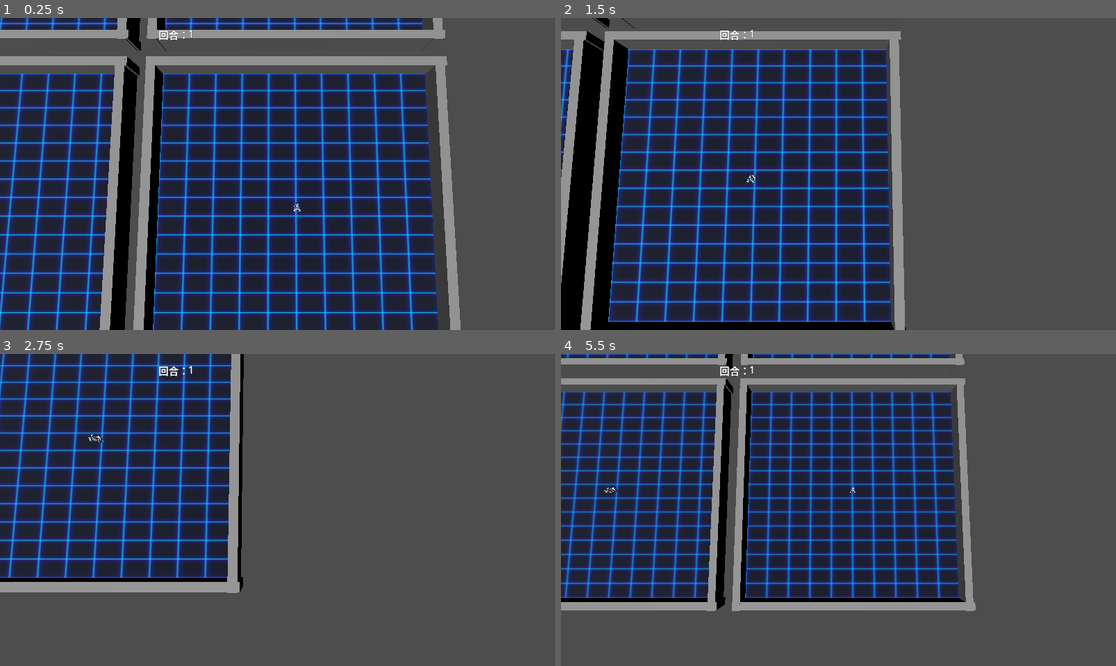
Above: before the commit, frames 1-4 (two rows, left to right).
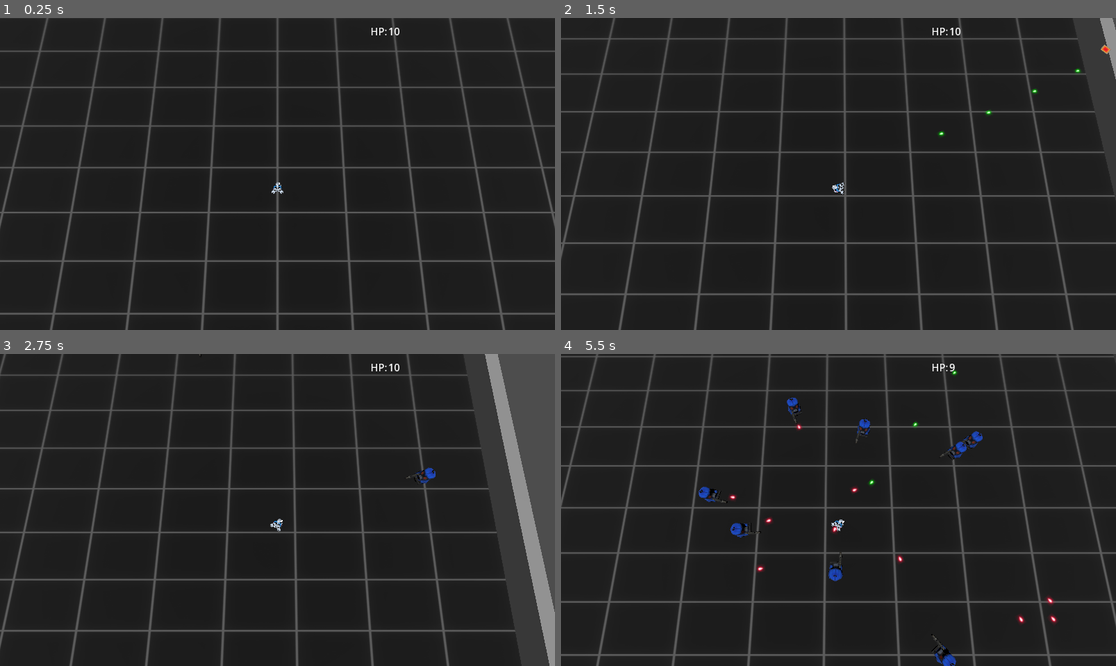
Above: after the commit, the same moments.

Repository: DarkAngelZT/Shooter-DPPO
Game: Godot game, scene res://scene/main_scene.tscn
Same seed, same stepped clock (60 frames per second), same inputs: the game is played once before the commit and once after it.
Inputs (mouse positions are in pixels of both pictures, inside the frame that each line leads up to):
- Up to frame 1 (0.25 s): no input
- Up to frame 2 (1.5 s): tap Enter at 0.5 s; move the mouse to (960, 158) at 0.52 s; press the mouse at (960, 158) at 0.53 s; hold D (move_right) 0.53-1.28 s; move the mouse to (727, 189) at 1.27 s; release the mouse at (727, 189) at 1.28 s; hold S (move_back) from 1.28 s (still down); tap Mouse wheel down (zoom_in) at 1.35 s
- Up to frame 3 (2.75 s): move the mouse to (333, 441) at 2.02 s; release S (move_back) at 2.03 s; hold D (move_right) from 2.03 s (still down); tap Mouse wheel up (zoom_out) at 2.1 s
- Up to frame 4 (5.5 s): move the mouse to (810, 572) at 2.77 s; release D (move_right) at 2.78 s; hold W (move_forward) 2.78-3.53 s; tap P at 2.85 s; move the mouse to (1005, 556) at 3.52 s; hold Z 3.53-4.28 s; hold A (move_left) 3.53-5.03 s; move the mouse to (672, 463) at 4.27 s; tap X at 4.35 s; move the mouse to (866, 510) at 5.02 s; press the mouse at (866, 510) at 5.03 s; hold S (move_back) from 5.03 s (still down)

The runs differ from the first frame. In frame 1, 77% of the frame differs, in the area x 0-100%, y 0-100%; in frame 2, 81%; in frame 3, 77%; in frame 4, 82%.
Error before the commit: Cannot call method 'get_status' on a null value. (res://scripts/NetworkManager.gd:185)

Commit message:
场地纹理替换，游玩模式下报错修复

Diff:
--- a/assets/nodes/minion_01.tscn
+++ b/assets/nodes/minion_01.tscn
@@ -33,7 +33,7 @@
 shape = SubResource("CapsuleShape3D_xr2fo")
 
 [node name="ShootPos" type="Marker3D" parent="."]
-transform = Transform3D(1, 0, 0, 0, 1, 0, 0, 0, 1, 0.208008, 0.763776, -1.63695)
+transform = Transform3D(1, 0, 0, 0, 1, 0, 0, 0, 1, 0.208008, 0.763776, -1.41947)
 
 [node name="NavigationAgent3D" type="NavigationAgent3D" parent="."]
 path_desired_distance = 0.5
--- a/assets/nodes/player.tscn
+++ b/assets/nodes/player.tscn
@@ -25,6 +25,40 @@
 [node name="GDbotSkin" parent="." instance=ExtResource("1_8x5t2")]
 transform = Transform3D(-1, 0, -8.74228e-08, 0, 1, 0, 8.74228e-08, 0, -1, 0, 0, 0)
 
+[node name="Skeleton3D" parent="GDbotSkin/gdbot/Armature" index="0"]
+bones/2/rotation = Quaternion(3.09086e-08, 0.707107, 0.707107, 3.09086e-08)
+bones/4/rotation = Quaternion(-0.115911, -2.57656e-08, 5.29041e-08, 0.99326)
+bones/5/rotation = Quaternion(0.198843, 5.30058e-08, -5.38571e-08, 0.980031)
+bones/7/rotation = Quaternion(-0.115911, 8.72134e-08, -6.00749e-08, 0.99326)
+bones/8/rotation = Quaternion(0.198843, -5.00951e-08, 6.82031e-08, 0.980031)
+bones/10/rotation = Quaternion(-0.505414, -0.494527, -0.494527, 0.505414)
+bones/11/rotation = Quaternion(-5.46012e-10, 2.14316e-08, -0.0279458, 0.999609)
+bones/13/rotation = Quaternion(0.0819346, 1.62373e-07, 6.18589e-09, 0.996638)
+bones/14/rotation = Quaternion(-0.0819346, 0, -1.95347e-08, 0.996638)
+bones/16/rotation = Quaternion(-0.362118, -0.311101, -0.735239, -0.481156)
+bones/17/rotation = Quaternion(-0.0469922, -0.00499917, -0.077987, 0.995834)
+bones/19/rotation = Quaternion(-0.120361, -0.00802529, 0.000973064, 0.992697)
+bones/21/rotation = Quaternion(-0.116368, -0.124403, 0.0384288, 0.984635)
+bones/22/rotation = Quaternion(6.38189e-07, 6.45407e-07, -2.47732e-07, 1)
+bones/25/rotation = Quaternion(-0.116986, 0.0758535, -0.0455612, 0.989184)
+bones/26/rotation = Quaternion(8.61473e-09, -1.58325e-08, -7.35745e-08, 1)
+bones/29/rotation = Quaternion(-0.505414, -0.494527, -0.494527, 0.505414)
+bones/30/rotation = Quaternion(-5.46012e-10, 2.14316e-08, -0.0279458, 0.999609)
+bones/33/rotation = Quaternion(-0.505414, 0.494527, 0.494527, 0.505414)
+bones/34/rotation = Quaternion(2.08907e-10, 5.56092e-09, 0.0279458, 0.999609)
+bones/37/rotation = Quaternion(-0.646856, -0.0339925, 0.761831, 0.00599861)
+bones/38/rotation = Quaternion(0.126977, -0.010998, 0.77186, 0.622887)
+bones/40/rotation = Quaternion(-0.120361, 0.00802529, -0.000973064, 0.992697)
+bones/42/rotation = Quaternion(-0.116368, 0.124403, -0.0384288, 0.984635)
+bones/43/rotation = Quaternion(6.37723e-07, -6.44941e-07, 2.47732e-07, 1)
+bones/46/rotation = Quaternion(-0.116986, -0.0758535, 0.0455612, 0.989184)
+bones/47/rotation = Quaternion(9.31322e-09, 1.67638e-08, 7.54371e-08, 1)
+bones/50/rotation = Quaternion(-0.505414, 0.494527, 0.494527, 0.505414)
+bones/51/rotation = Quaternion(2.08907e-10, 5.56092e-09, 0.0279458, 0.999609)
+
+[node name="BoneAttachment3D" parent="GDbotSkin/gdbot/Armature/Skeleton3D" index="1"]
+transform = Transform3D(-0.142105, 0.0102442, -0.989798, -0.975906, 0.165808, 0.141827, 0.165569, 0.986105, -0.0135649, -0.18137, 0.614442, -0.00891813)
+
 [node name="gun2" parent="GDbotSkin/gdbot/Armature/Skeleton3D/BoneAttachment3D" index="0"]
 transform = Transform3D(1.06171e-07, -1, -1.49012e-08, -2.79397e-09, -1.49012e-08, 0.27, -1, -5.79748e-08, 6.98492e-10, -0.0643446, 0.27016, -0.0339181)
 
--- a/scene/battle_field.tscn
+++ b/scene/battle_field.tscn
@@ -1,7 +1,7 @@
 [gd_scene load_steps=13 format=3 uid="uid://ffo7w3oxk7p1"]
 
 [ext_resource type="Script" path="res://scripts/TrainingField.gd" id="1_j83sw"]
-[ext_resource type="Texture2D" uid="uid://chw5jrxrjb5go" path="res://assets/textures/glowblock.png" id="2_ovxd5"]
+[ext_resource type="Texture2D" uid="uid://c6y53noilbya3" path="res://assets/textures/lab_floor.png" id="3_51kn3"]
 [ext_resource type="PackedScene" uid="uid://xwlx0mo2yvbp" path="res://assets/nodes/Spawner.tscn" id="3_dkxkb"]
 
 [sub_resource type="NavigationMesh" id="NavigationMesh_jp0xg"]
@@ -17,7 +17,8 @@
 size = Vector3(50, 0.5, 50)
 
 [sub_resource type="StandardMaterial3D" id="StandardMaterial3D_ux68f"]
-albedo_texture = ExtResource("2_ovxd5")
+albedo_color = Color(0.407843, 0.407843, 0.407843, 1)
+albedo_texture = ExtResource("3_51kn3")
 uv1_scale = Vector3(30, 30, 1)
 
 [sub_resource type="BoxMesh" id="BoxMesh_ad0uq"]
--- a/scene/main_scene.tscn
+++ b/scene/main_scene.tscn
@@ -58,7 +58,7 @@
 game_settings = ExtResource("6_og74n")
 train_camera = NodePath("../TrainingCamera")
 game_camera = NodePath("../FollowCamera")
-control_mode = 2
+game_mode = 2
 
 [node name="DirectionalLight3D" type="DirectionalLight3D" parent="."]
 transform = Transform3D(0.875118, 0.465046, -0.133789, 0, 0.276476, 0.961021, 0.483909, -0.841007, 0.241949, 0, 4.66107, 0)
--- a/scene/training_field.tscn
+++ b/scene/training_field.tscn
@@ -1,8 +1,8 @@
 [gd_scene load_steps=10 format=3 uid="uid://b57j43s2lo4ei"]
 
 [ext_resource type="Script" path="res://scripts/TrainingField.gd" id="1_btx8r"]
-[ext_resource type="Texture2D" uid="uid://chw5jrxrjb5go" path="res://assets/textures/glowblock.png" id="1_lhxma"]
 [ext_resource type="PackedScene" uid="uid://xwlx0mo2yvbp" path="res://assets/nodes/Spawner.tscn" id="3_2l37y"]
+[ext_resource type="Texture2D" uid="uid://c6y53noilbya3" path="res://assets/textures/lab_floor.png" id="3_llgvb"]
 
 [sub_resource type="NavigationMesh" id="NavigationMesh_yvbjh"]
 vertices = PackedVector3Array(15.5, 2.25, -15.4783, 15, 2.25, -15.4783, 15.25, 2.25, 15.0217, 15.5, 2.25, 15.5217, -15. …(258 unchanged characters)…
@@ -16,7 +16,8 @@
 size = Vector3(30, 0.5, 30)
 
 [sub_resource type="StandardMaterial3D" id="StandardMaterial3D_ux68f"]
-albedo_texture = ExtResource("1_lhxma")
+albedo_color = Color(0.407843, 0.407843, 0.407843, 1)
+albedo_texture = ExtResource("3_llgvb")
 uv1_scale = Vector3(30, 30, 1)
 
 [sub_resource type="BoxMesh" id="BoxMesh_ad0uq"]
--- a/scripts/GameManager.gd
+++ b/scripts/GameManager.gd
@@ -79,7 +79,7 @@
 		game_camera.set_active(true)
 		UIManager.instance.show_health(true)
 		UIManager.instance.show_ep(false)
-		UIManager.instance.set_health(GameData.actor_info[0].hp)
+		UIManager.instance.set_health(GameManager.instance.game_settings.player_health)
 
 	elif game_mode == GameMode.Train:
 		create_game_data(field_amount)
@@ -181,6 +181,8 @@
 		field.reset()
 		GameData.game_end[field_id] = false
 		GameData.game_pause[field_id] = false
+		if game_mode == GameMode.Play:
+			game_camera.target = field.player
 
 		on_field_reset.emit(field_id)
 
--- a/scripts/Player.gd
+++ b/scripts/Player.gd
@@ -65,6 +65,8 @@
 
 func take_damage(damage):
 	super.take_damage(damage)
+	if GameManager.instance.game_mode == GameManager.GameMode.Play:
+		UIManager.instance.set_health(GameData.actor_info[field_id][id].hp)
 
 func shoot():
 	if can_shoot:
--- a/scripts/TrainingField.gd
+++ b/scripts/TrainingField.gd
@@ -91,7 +91,8 @@
 
 func on_mob_dead(mob):
 	if is_instance_valid(mob):
-		GameData.mob_kill_cache[id]+=1
+		if GameManager.instance.control_mode == GameManager.ControlMode.AI:
+			GameData.mob_kill_cache[id]+=1
 		GameData.actor_info[id].erase(mob.id)
 		monsters.erase(mob.id)
 		mob.queue_free()
Binary file added: assets/textures/lab_floor.png
Not shown, added: assets/textures/lab_floor.png.import
